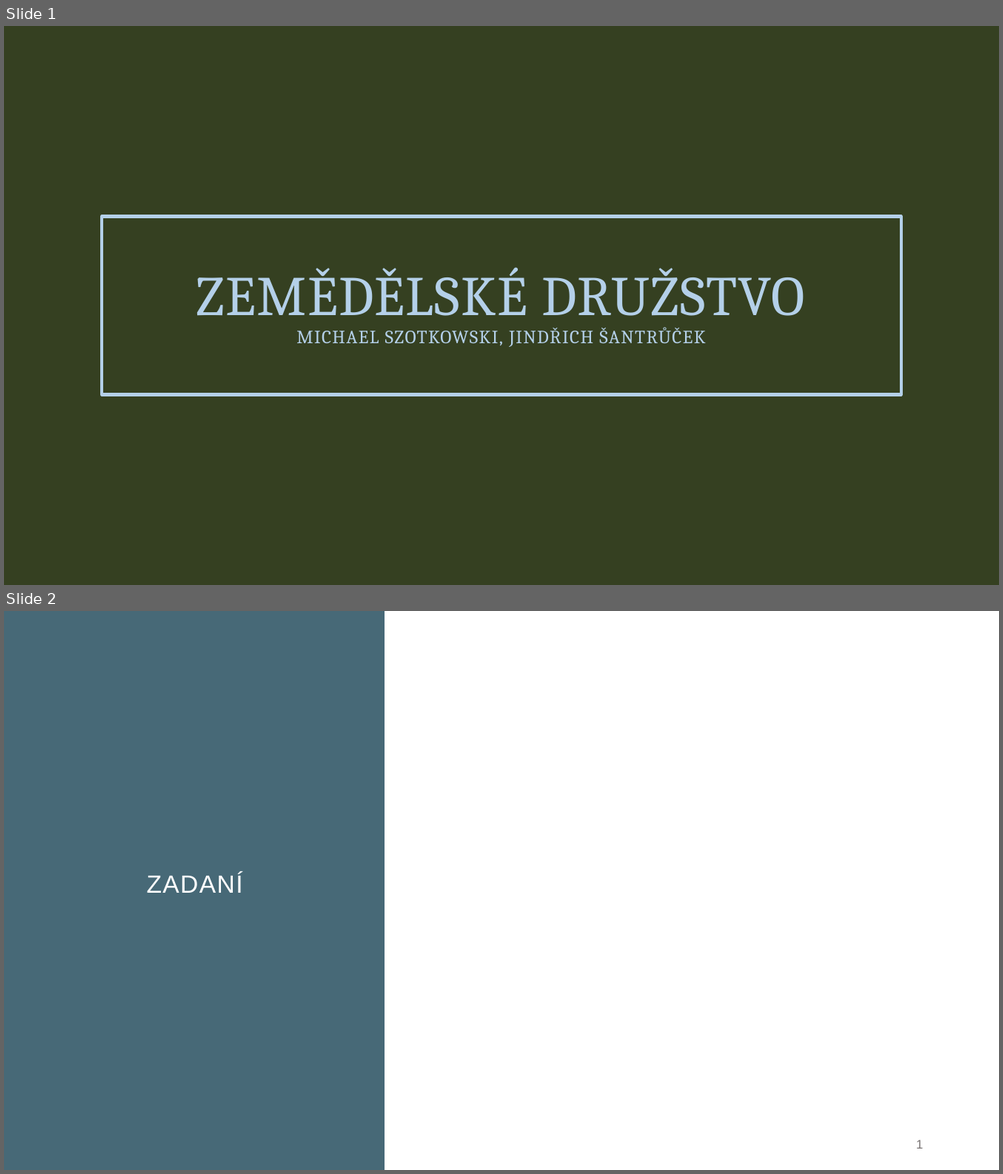
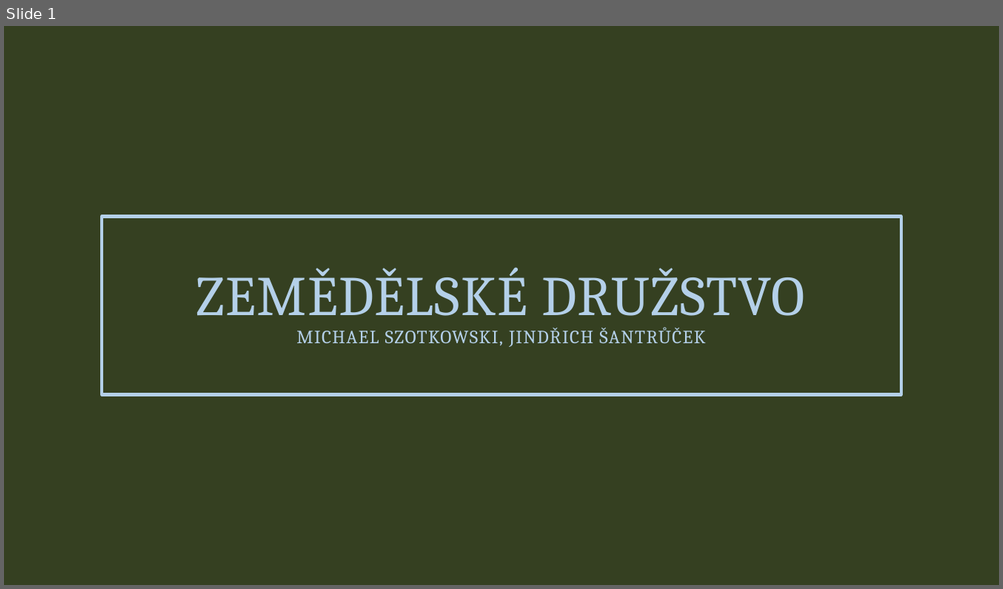
Before and after one commit to Szotkowski/Project10, a slide deck: Presentation.pptx. Shown one above the other, each under a label of ours: slides 1 and 2 before the commit, slide 1 after it. The pictures are 1003x1174 and 1003x589 pixels, drawn with LibreOffice and Linux fonts; fonts in the diff are those of the drawing; background and template pictures are left out. Boxes give left, top, right and bottom in pixels: in the first picture for what was removed or moved away, otherwise in the second. Text is boxed around its words. In the diff, an @@ line names an element or a change of style, - is before the commit and + after.

```diff
--- a/Presentation.pptx
+++ b/Presentation.pptx
@@ slide 2 removed at box(4, 611, 999, 1170), background #FFFFFF @@
@@ rectangle removed at box(4, 611, 384, 1170) @@
@@ title removed at box(147, 874, 243, 893) @@
-ZADANÍ
@@ text removed at box(916, 1140, 922, 1149) @@
-1
```
Also in this commit, not shown: 2 slides changed, 5 slides added, 1 other slide removed.
